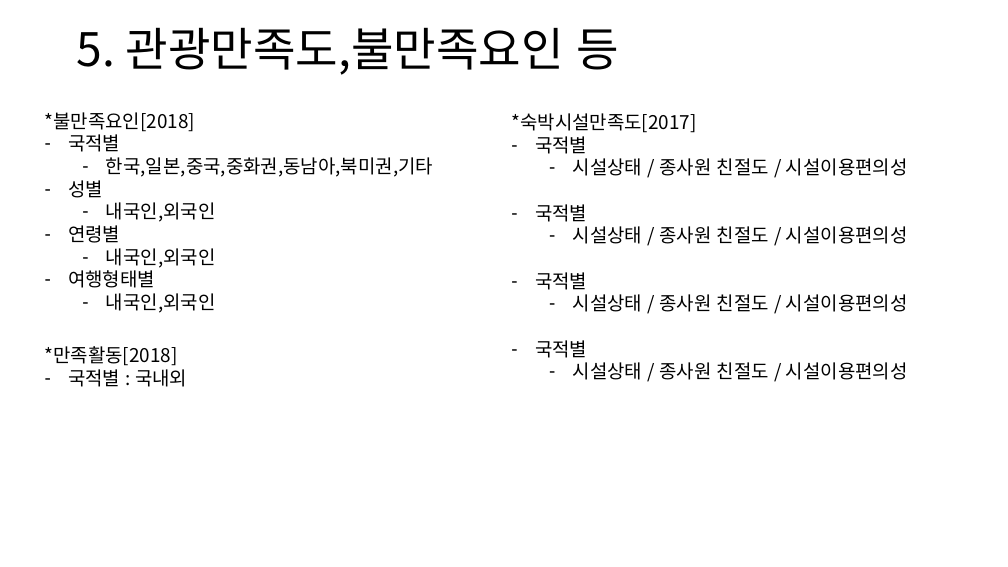
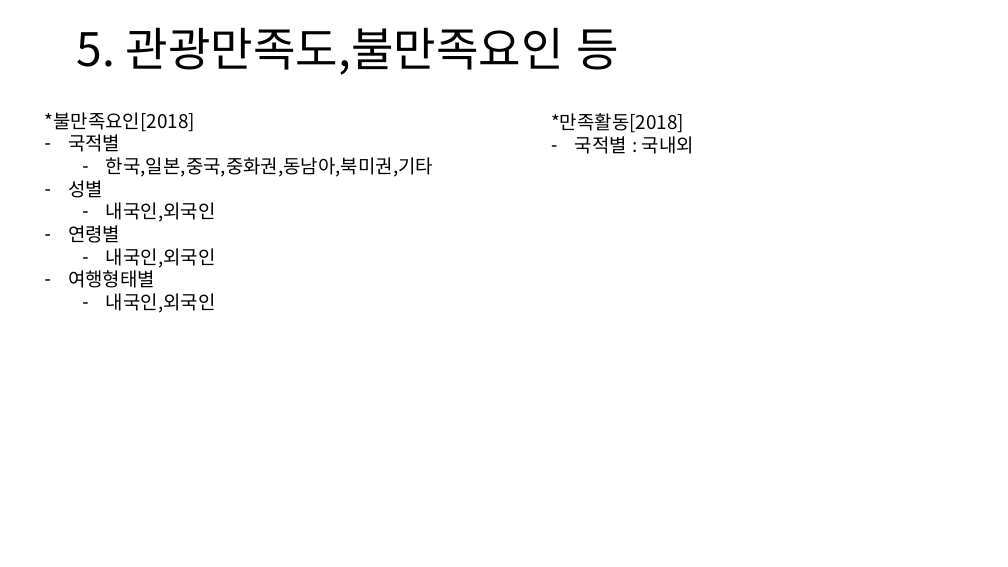
Before and after one commit to so-jeong0127/6-project, a slide deck: slide 23 of data/r 그래프.pptx (slide 26 before the commit). Drawn at 1008x567 pixels with LibreOffice and Linux fonts; fonts in the diff are those of the drawing. Boxes give left, top, right and bottom in pixels: in the first picture for what was removed or moved away, otherwise in the second. Text is boxed around its words. In the diff, an @@ line names an element or a change of style, - is before the commit and + after.

```diff
--- a/data/r 그래프.pptx
+++ b/data/r 그래프.pptx
@@ text removed at (511,113,908,380) @@
-*숙박시설만족도[2017]
-– 국적별
-  – 시설상태 / 종사원 친절도 / 시설이용편의성
-– 국적별
-  – 시설상태 / 종사원 친절도 / 시설이용편의성
-– 국적별
-  – 시설상태 / 종사원 친절도 / 시설이용편의성
-– 국적별
-  – 시설상태 / 종사원 친절도 / 시설이용편의성
@@ text "*만족활동[2018]": place and size @@
-text "*만족활동[2018]" at (45,346,187,387)
+text "*만족활동[2018]" at (551,113,694,154)
```
Also in this commit, not shown: 7 other slides changed, 2 slides added, 7 slides removed, 4 other files.
